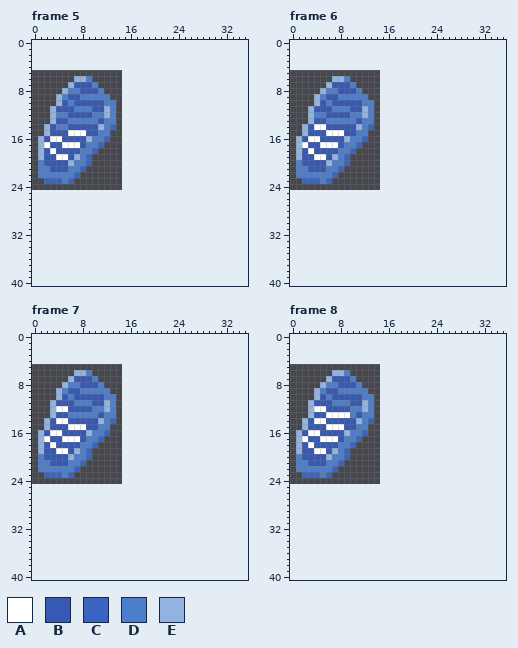
Two states of a pixel-art file, entitites/mitocondria/mitochondria.aseprite. This is how it looked before the edit.
15x20 pixels, 17 frames. Shown: frame 5, frame 6, frame 7, frame 8. The old version is drawn lined up with the new one, on the new canvas. The commit also changed other frames, which this record leaves out.
Palette (. is transparent): A #ffffff  B #3559b5  C #3964c2  D #4d7ecb  E #92b3df
Pixels before, frame 5, first column x 1:
 6 ......EED....
 7 .....EBBBD...
 8 ....EDDBBBD..
 9 ...EDBBDDDDD.
10 ...EBDBBBBBDD
11 ..EBBBDDDBBED
12 ..EDDBBBBDDED
13 ..EBBDDDDDBDD
14 .EBDDBBBBBEDC
15 .EBBBAAABBDD.
16 EBAABBBBEDDC.
17 EABBAAABDDC..
18 EBABBBBDDC...
19 EBBAABEDC....
20 DBBBBEDDC....
21 DDBBBDDC.....
22 DDDDDDC......
23 .CCCDC.......
Pixels before, frame 6, first column x 1:
 6 ......EED....
 7 .....EBBBD...
 8 ....EDDBBBD..
 9 ...EDBBDDDDD.
10 ...EBDBBBBBDD
11 ..EBBBDDDBBED
12 ..EDDBBBBDDED
13 ..EBBDDDDDBDD
14 .EBAABBBBBEDC
15 .EBBBAAABBDD.
16 EBAABBBBEDDC.
17 EABBAAABDDC..
18 EBABBBBDDC...
19 EBBAABEDC....
20 DBBBBEDDC....
21 DDBBBDDC.....
22 DDDDDDC......
23 .CCCDC.......
Pixels before, frame 7, first column x 1:
 6 ......EED....
 7 .....EBBBD...
 8 ....EDDBBBD..
 9 ...EDBBDDDDD.
10 ...EBDBBBBBDD
11 ..EBBBDDDBBED
12 ..EAABBBBDDED
13 ..EBBDDDDDBDD
14 .EBAABBBBBEDC
15 .EBBBAAABBDD.
16 EBAABBBBEDDC.
17 EABBAAABDDC..
18 EBABBBBDDC...
19 EBBAABEDC....
20 DBBBBEDDC....
21 DDBBBDDC.....
22 DDDDDDC......
23 .CCCDC.......
Pixels before, frame 8, first column x 1:
 6 ......EED....
 7 .....EBBBD...
 8 ....EDDBBBD..
 9 ...EDBBDDDDD.
10 ...EBDBBBBBDD
11 ..EBBBDDDBBED
12 ..EAABBBBDDED
13 ..EBBAAAADBDD
14 .EBAABBBBBEDC
15 .EBBBAAABBDD.
16 EBAABBBBEDDC.
17 EABBAAABDDC..
18 EBABBBBDDC...
19 EBBAABEDC....
20 DBBBBEDDC....
21 DDBBBDDC.....
22 DDDDDDC......
23 .CCCDC.......
New version:
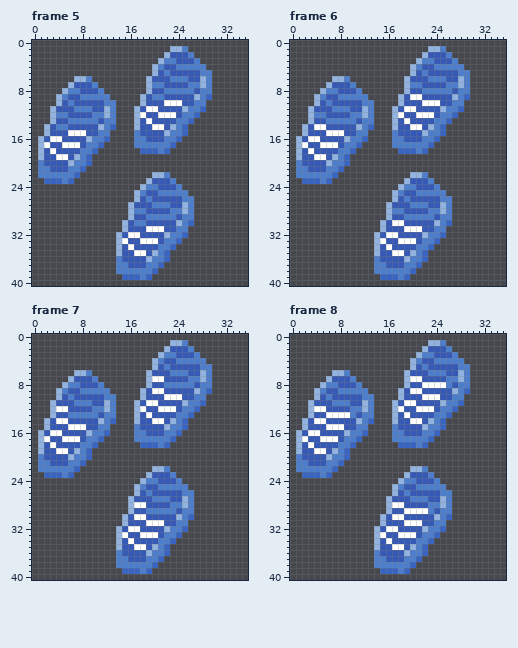
The exact change:
canvas 15x20 -> 36x41, the old top-left corner now at 0,5
Changed rows in their new state; - is an unchanged pixel.
Frame 5:
first column x 17:
 1 ------EED----
 2 -----EBBBD---
 3 ----EDDBBBD--
 4 ---EDBBDDDDD-
 5 ---EBDBBBBBDD
 6 --EBBBDDDBBED
 7 --EDDBBBBDDED
 8 --EBBDDDDDBDD
 9 -EBDDBBBBBEDC
10 -EBBBAAABBDD-
11 EBAABBBBEDDC-
12 EABBAAABDDC--
13 EBABBBBDDC---
14 EBBAABEDC----
15 DBBBBEDDC----
16 DDBBBDDC-----
17 DDDDDDC------
18 -CCCDC-------
first column x 14:
22 ------EED----
23 -----EBBBD---
24 ----EDDBBBD--
25 ---EDBBDDDDD-
26 ---EBDBBBBBDD
27 --EBBBDDDBBED
28 --EDDBBBBDDED
29 --EBBDDDDDBDD
30 -EBDDBBBBBEDC
31 -EBBBAAABBDD-
32 EBAABBBBEDDC-
33 EABBAAABDDC--
34 EBABBBBDDC---
35 EBBAABEDC----
36 DBBBBEDDC----
37 DDBBBDDC-----
38 DDDDDDC------
39 -CCCDC-------
Frame 6:
first column x 17:
 1 ------EED----
 2 -----EBBBD---
 3 ----EDDBBBD--
 4 ---EDBBDDDDD-
 5 ---EBDBBBBBDD
 6 --EBBBDDDBBED
 7 --EDDBBBBDDED
 8 --EBBDDDDDBDD
 9 -EBAABBBBBEDC
10 -EBBBAAABBDD-
11 EBAABBBBEDDC-
12 EABBAAABDDC--
13 EBABBBBDDC---
14 EBBAABEDC----
15 DBBBBEDDC----
16 DDBBBDDC-----
17 DDDDDDC------
18 -CCCDC-------
first column x 14:
22 ------EED----
23 -----EBBBD---
24 ----EDDBBBD--
25 ---EDBBDDDDD-
26 ---EBDBBBBBDD
27 --EBBBDDDBBED
28 --EDDBBBBDDED
29 --EBBDDDDDBDD
30 -EBAABBBBBEDC
31 -EBBBAAABBDD-
32 EBAABBBBEDDC-
33 EABBAAABDDC--
34 EBABBBBDDC---
35 EBBAABEDC----
36 DBBBBEDDC----
37 DDBBBDDC-----
38 DDDDDDC------
39 -CCCDC-------
Frame 7:
first column x 17:
 1 ------EED----
 2 -----EBBBD---
 3 ----EDDBBBD--
 4 ---EDBBDDDDD-
 5 ---EBDBBBBBDD
 6 --EBBBDDDBBED
 7 --EAABBBBDDED
 8 --EBBDDDDDBDD
 9 -EBAABBBBBEDC
10 -EBBBAAABBDD-
11 EBAABBBBEDDC-
12 EABBAAABDDC--
13 EBABBBBDDC---
14 EBBAABEDC----
15 DBBBBEDDC----
16 DDBBBDDC-----
17 DDDDDDC------
18 -CCCDC-------
first column x 14:
22 ------EED----
23 -----EBBBD---
24 ----EDDBBBD--
25 ---EDBBDDDDD-
26 ---EBDBBBBBDD
27 --EBBBDDDBBED
28 --EAABBBBDDED
29 --EBBDDDDDBDD
30 -EBAABBBBBEDC
31 -EBBBAAABBDD-
32 EBAABBBBEDDC-
33 EABBAAABDDC--
34 EBABBBBDDC---
35 EBBAABEDC----
36 DBBBBEDDC----
37 DDBBBDDC-----
38 DDDDDDC------
39 -CCCDC-------
Frame 8:
first column x 17:
 1 ------EED----
 2 -----EBBBD---
 3 ----EDDBBBD--
 4 ---EDBBDDDDD-
 5 ---EBDBBBBBDD
 6 --EBBBDDDBBED
 7 --EAABBBBDDED
 8 --EBBAAAADBDD
 9 -EBAABBBBBEDC
10 -EBBBAAABBDD-
11 EBAABBBBEDDC-
12 EABBAAABDDC--
13 EBABBBBDDC---
14 EBBAABEDC----
15 DBBBBEDDC----
16 DDBBBDDC-----
17 DDDDDDC------
18 -CCCDC-------
first column x 14:
22 ------EED----
23 -----EBBBD---
24 ----EDDBBBD--
25 ---EDBBDDDDD-
26 ---EBDBBBBBDD
27 --EBBBDDDBBED
28 --EAABBBBDDED
29 --EBBAAAADBDD
30 -EBAABBBBBEDC
31 -EBBBAAABBDD-
32 EBAABBBBEDDC-
33 EABBAAABDDC--
34 EBABBBBDDC---
35 EBBAABEDC----
36 DBBBBEDDC----
37 DDBBBDDC-----
38 DDDDDDC------
39 -CCCDC-------
Pixel boxes of the changes (left, top, right, bottom) in both pictures:
added: (116, 46, 212, 280)
added: (374, 46, 470, 280)
added: (116, 340, 212, 574)
added: (374, 340, 470, 574)
